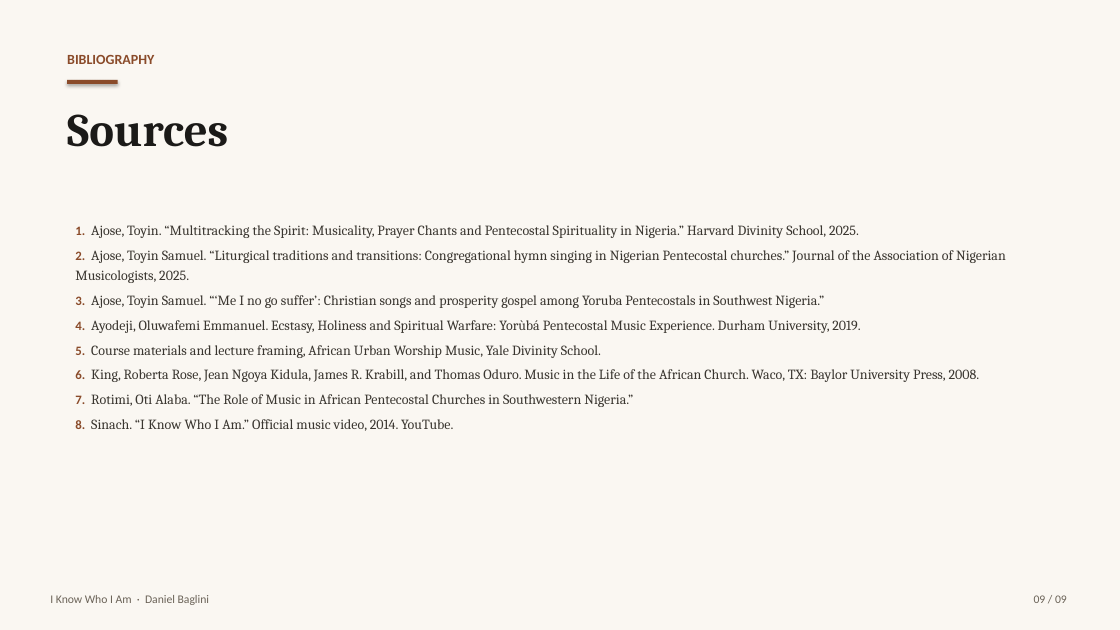
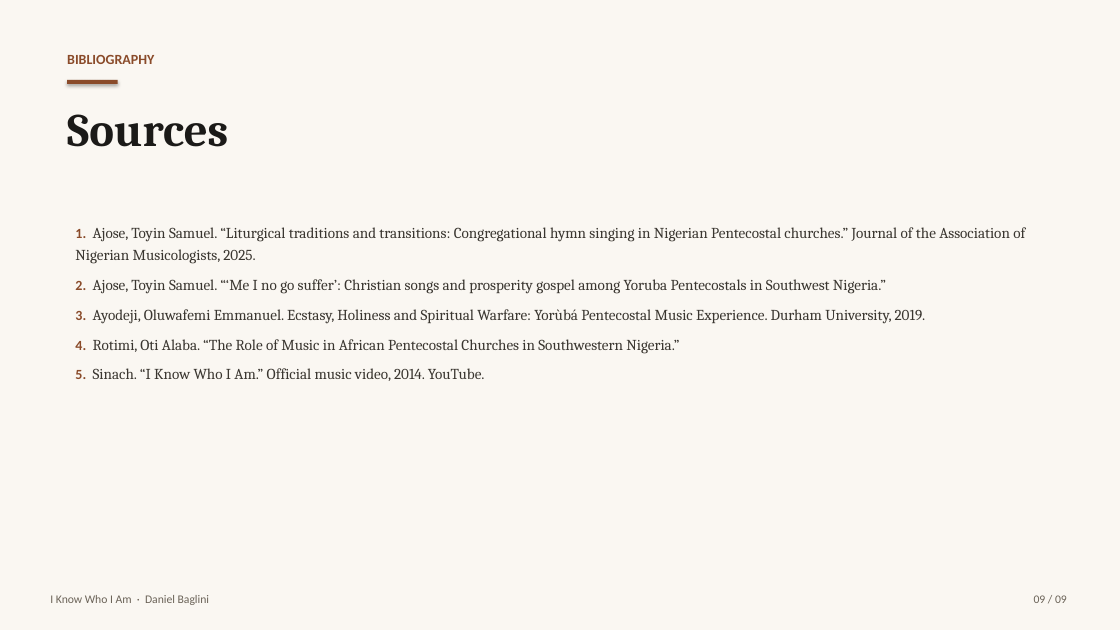
Before and after one commit to Baggs99/AUWM-Presentation, a slide deck: slide 9 of I_Know_Who_I_Am_Presentation.pptx. Drawn at 1120x630 pixels with LibreOffice and Linux fonts; fonts in the diff are those of the drawing. Boxes give left, top, right and bottom in pixels: in the first picture for what was removed or moved away, otherwise in the second. Text is boxed around its words. In the diff, an @@ line names an element or a change of style, - is before the commit and + after.

```diff
--- a/I_Know_Who_I_Am_Presentation.pptx
+++ b/I_Know_Who_I_Am_Presentation.pptx
@@ text at (x1=75, y1=227, x2=1025, y2=381): text changed; size 12 to 13 pt @@
-1. Ajose, Toyin. “Multitracking the Spirit: Musicality, Prayer Chants and Pentecostal Spirituality in Nigeria.” Harvard Divinity School, 2025.
-2. Ajose, Toyin Samuel. “Liturgical traditions and transitions: Congregational hymn singing in Nigerian Pentecostal churches.” Journal of the Association of Nigerian Musicologists, 2025.
-3. Ajose, Toyin Samuel. “‘Me I no go suffer’: Christian songs and prosperity gospel among Yoruba Pentecostals in Southwest Nigeria.”
-4. Ayodeji, Oluwafemi Emmanuel. Ecstasy, Holiness and Spiritual Warfare: Yorùbá Pentecostal Music Experience. Durham University, 2019.
-5. Course materials and lecture framing, African Urban Worship Music, Yale Divinity School.
-6. King, Roberta Rose, Jean Ngoya Kidula, James R. Krabill, and Thomas Oduro. Music in the Life of the African Church. Waco, TX: Baylor University Press, 2008.
-7. Rotimi, Oti Alaba. “The Role of Music in African Pentecostal Churches in Southwestern Nigeria.”
-8. Sinach. “I Know Who I Am.” Official music video, 2014. YouTube.
+1. Ajose, Toyin Samuel. “Liturgical traditions and transitions: Congregational hymn singing in Nigerian Pentecostal churches.” Journal of the Association of Nigerian Musicologists, 2025.
+2. Ajose, Toyin Samuel. “‘Me I no go suffer’: Christian songs and prosperity gospel among Yoruba Pentecostals in Southwest Nigeria.”
+3. Ayodeji, Oluwafemi Emmanuel. Ecstasy, Holiness and Spiritual Warfare: Yorùbá Pentecostal Music Experience. Durham University, 2019.
+4. Rotimi, Oti Alaba. “The Role of Music in African Pentecostal Churches in Southwestern Nigeria.”
+5. Sinach. “I Know Who I Am.” Official music video, 2014. YouTube.
```
Also in this commit, not shown: 4 other files.
